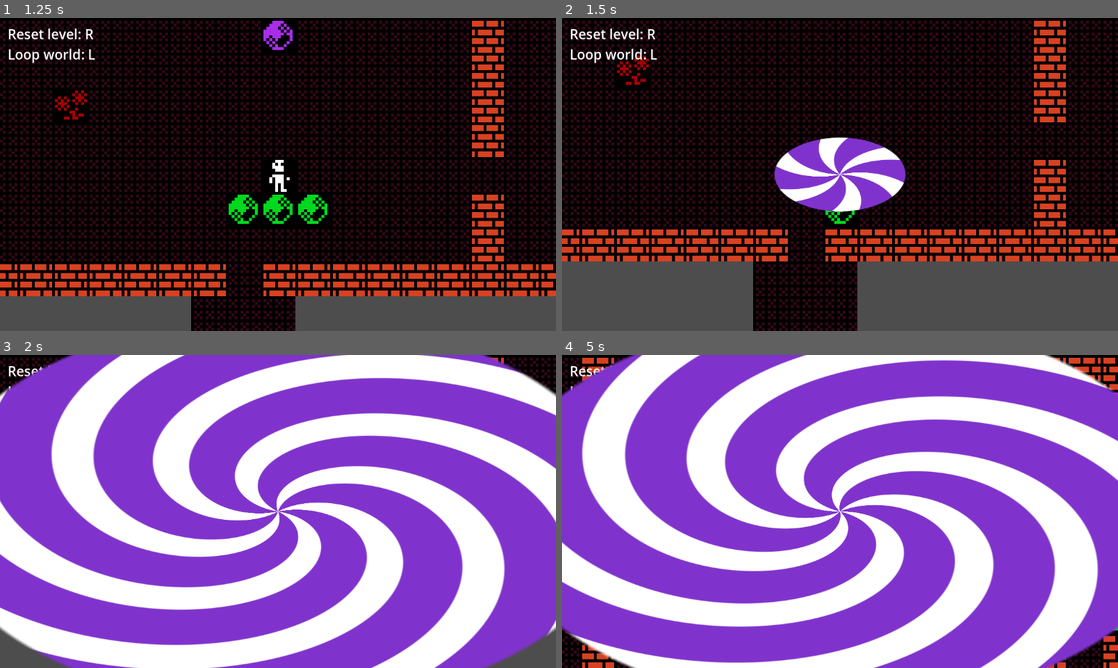
Above: before the commit, frames 1-4 (two rows, left to right).
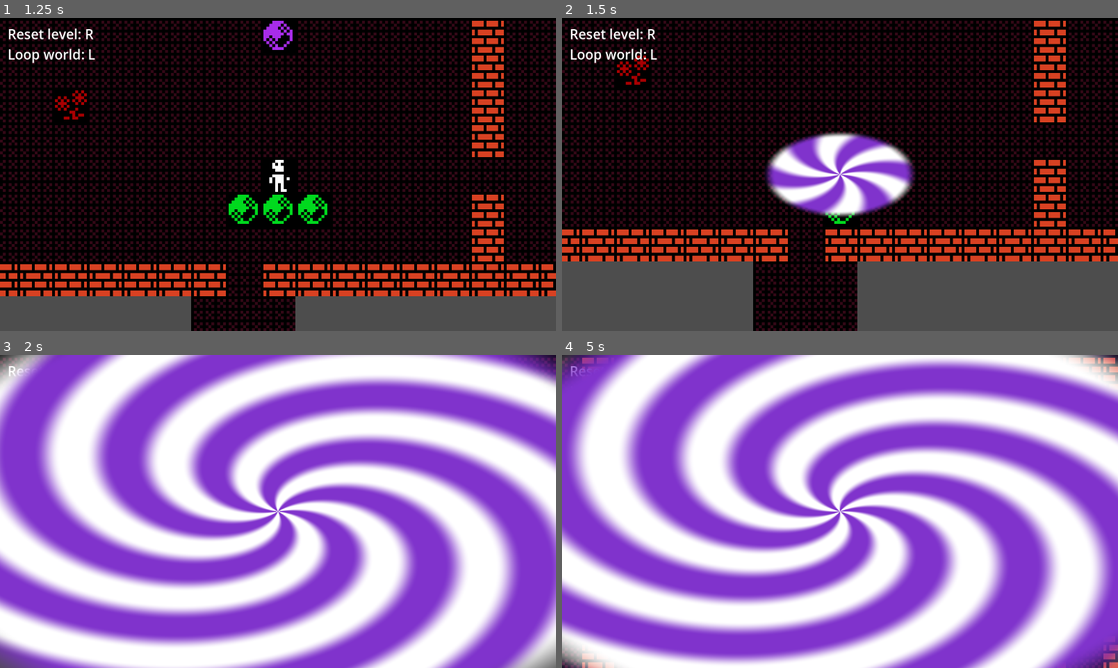
Above: after the commit, the same moments.

Repository: janhrastnik/gmtk2025
Game: Godot game, scene res://scenes/room_resolution_test.tscn
The game is run twice, just before and just after one commit, with the same random seed, the same clock (stepped at 60 frames per second) and the same inputs.
Inputs:
- Up to frame 1 (1.25 s): tap Enter at 0.5 s; hold D (right) from 0.53 s (still down); hold C (camera_toggle) from 0.53 s (still down)
- Up to frame 2 (1.5 s): release D (right) at 1.28 s; release C (camera_toggle) at 1.28 s; hold S (down) from 1.28 s (still down); tap L (loop) at 1.35 s
- Up to frame 3 (2 s): keep holding S (down)
- Up to frame 4 (5 s): release S (down) at 2.03 s; hold D (right) 2.03-2.78 s; hold C (camera_toggle) 2.03-2.78 s; hold W (up) 2.78-3.53 s; tap L (loop) at 2.85, 4.35 s; hold C (camera_toggle) 3.53-4.28 s; hold A (left) from 3.53 s (still down)

Frame 1 is identical in both runs. In frame 2, 2.6% of the frame differs, in the area x 36-64%, y 36-64%; in frame 3, 29%; in frame 4, 30%, in the area x 0-100%, y 0-100%.

Commit message:
changed warp vfx

Diff:
--- a/scenes/interactable/vfx_layer.tscn
+++ b/scenes/interactable/vfx_layer.tscn
@@ -188,7 +188,7 @@
 "times": PackedFloat32Array(0),
 "transitions": PackedFloat32Array(1),
 "update": 0,
-"values": [0.2]
+"values": [0.13]
 }
 tracks/4/type = "value"
 tracks/4/imported = false
@@ -236,7 +236,7 @@
 "times": PackedFloat32Array(0),
 "transitions": PackedFloat32Array(1),
 "update": 0,
-"values": [0.02]
+"values": [0.2]
 }
 tracks/8/type = "value"
 tracks/8/imported = false
@@ -248,7 +248,7 @@
 "times": PackedFloat32Array(0),
 "transitions": PackedFloat32Array(1),
 "update": 0,
-"values": [0.1]
+"values": [2.0]
 }
 tracks/9/type = "value"
 tracks/9/imported = false
@@ -324,7 +324,7 @@
 "times": PackedFloat32Array(0),
 "transitions": PackedFloat32Array(1),
 "update": 0,
-"values": [0.18]
+"values": [0.13]
 }
 tracks/4/type = "value"
 tracks/4/imported = false
@@ -336,7 +336,7 @@
 "times": PackedFloat32Array(0),
 "transitions": PackedFloat32Array(1),
 "update": 1,
-"values": [7]
+"values": [6]
 }
 tracks/5/type = "value"
 tracks/5/imported = false
@@ -372,7 +372,7 @@
 "times": PackedFloat32Array(0),
 "transitions": PackedFloat32Array(1),
 "update": 0,
-"values": [0.02]
+"values": [0.2]
 }
 tracks/8/type = "value"
 tracks/8/imported = false
@@ -384,7 +384,7 @@
 "times": PackedFloat32Array(0),
 "transitions": PackedFloat32Array(1),
 "update": 0,
-"values": [0.1]
+"values": [2.0]
 }
 tracks/9/type = "value"
 tracks/9/imported = false
Not shown, added: assets/sfx/warp.wav.import
Not shown, added: assets/sfx/warp.wav
